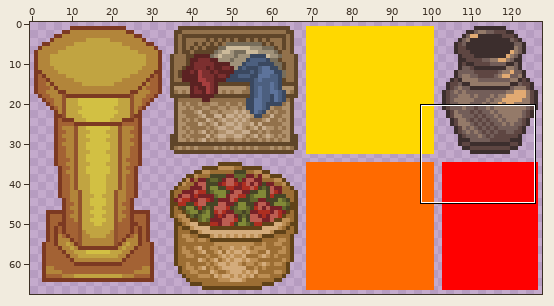
Two states of a sprite sheet, res/Themes/Temple/Obstacles.png. Above: a wide view before the commit, with the close-up outlined.
Close-up. First the earlier version:
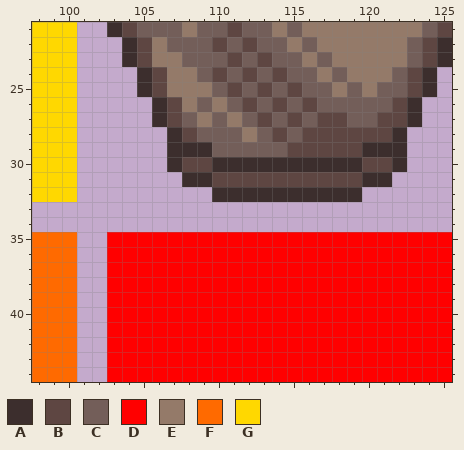
The file is 128x68 pixels. Shown: x 98..125, y 21..44.
Palette (. is transparent): A #3c2e2d  B #5e4642  C #735e59  D #ff0000  E #947a69  F #ff6a00  G #ffd800
Pixels before, first column x 98:
21 GGG..ABCCCECCBCCECEEEEEEEECB
22 GGG...ABECCCBCBCCECEEEEEECBA
23 GGG...ABEECCCBCBCCECEEEEECBA
24 GGG....ABEECBCBCBCCECEEECBA.
25 GGG....ABEEECBCBCBCCECECCBA.
26 GGG.....ABECECBCBCBCCCCCBA..
27 GGG.....ABCECECBCBCBBCCBBA..
28 GGG......ABCCCECBCBBBBBBA...
29 GGG......AAACCCCCBBBBBAAA...
30 GGG......ABBAAAAAAAAAABBA...
31 GGG.......AABBBBBBBBBBAA....
32 GGG.........AAAAAAAAAA......
33 ............................
34 ............................
35 FFF..DDDDDDDDDDDDDDDDDDDDDDD
36 FFF..DDDDDDDDDDDDDDDDDDDDDDD
37 FFF..DDDDDDDDDDDDDDDDDDDDDDD
38 FFF..DDDDDDDDDDDDDDDDDDDDDDD
39 FFF..DDDDDDDDDDDDDDDDDDDDDDD
40 FFF..DDDDDDDDDDDDDDDDDDDDDDD
41 FFF..DDDDDDDDDDDDDDDDDDDDDDD
42 FFF..DDDDDDDDDDDDDDDDDDDDDDD
43 FFF..DDDDDDDDDDDDDDDDDDDDDDD
44 FFF..DDDDDDDDDDDDDDDDDDDDDDD
After:
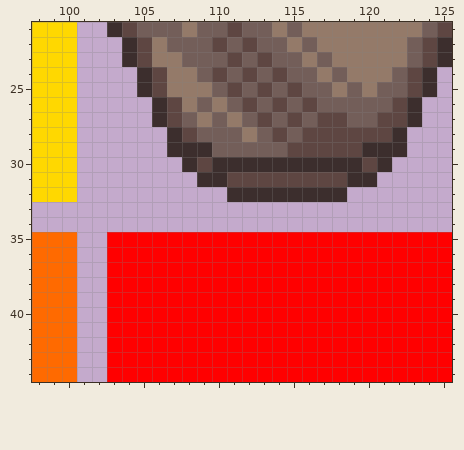
Commit: Tweak vase base again
Edits made:
y 30: x 107..108 AB -> .A; x 121..122 BA -> A.
y 31: x 108 A -> .; x 110 B -> A; x 119 B -> A; x 121 A -> .
y 32: x 110 A -> .; x 119 A -> .
Pixel boxes of the changes (left, top, right, bottom) in both close-ups:
changed: (167, 157, 227, 202)
changed: (347, 157, 407, 202)
